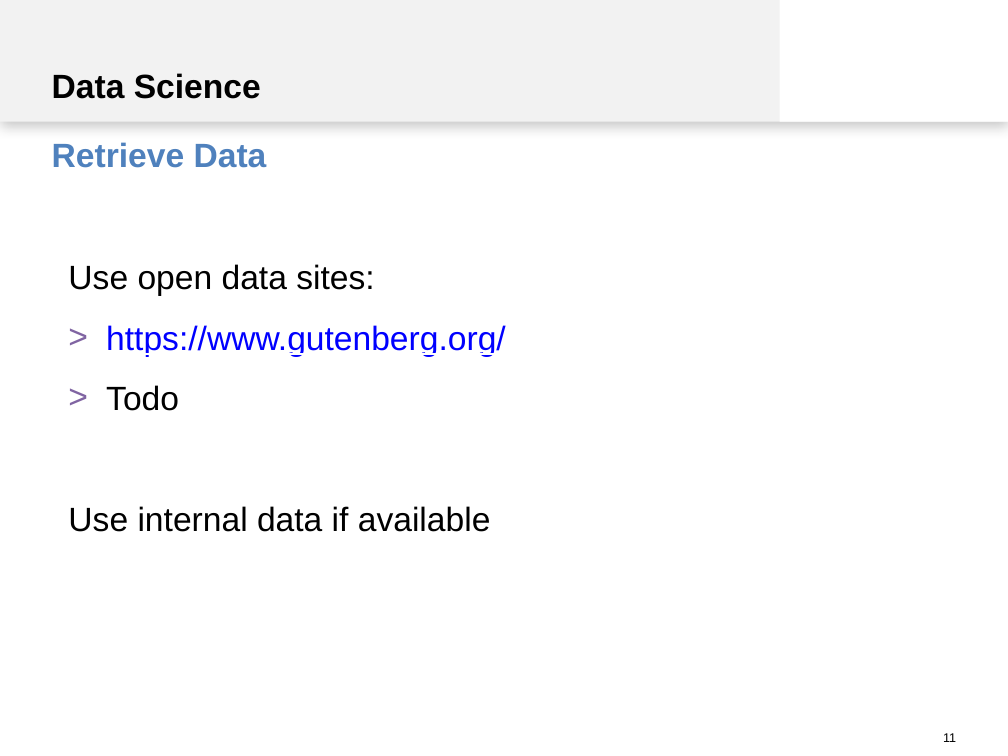
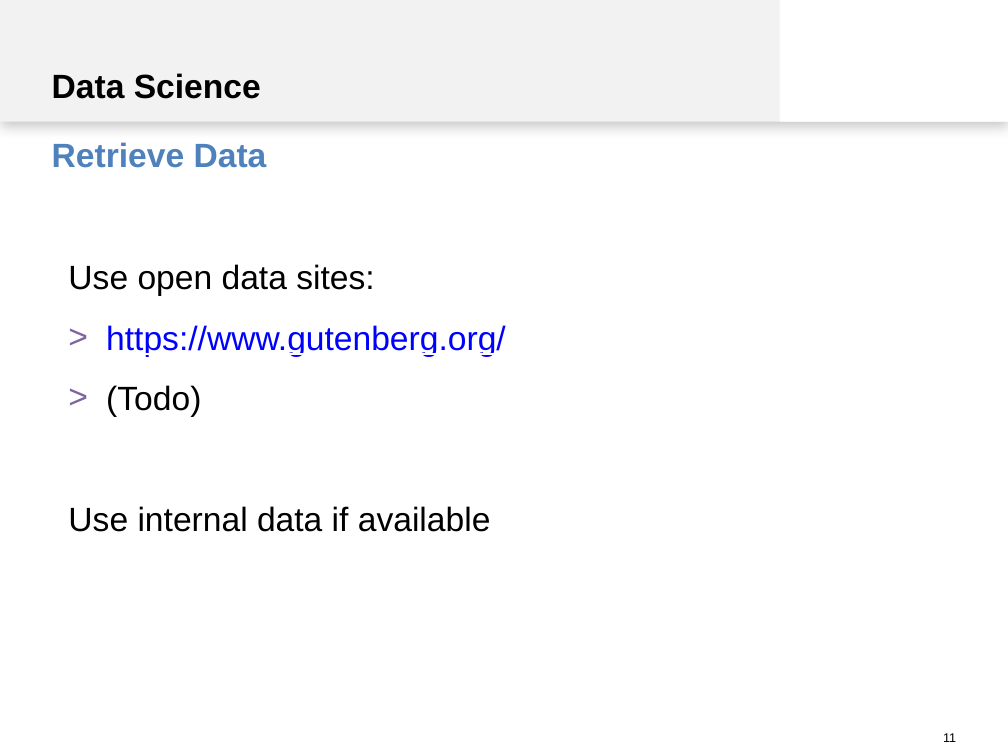
Before and after one commit to spinfo/LSS_DLwithText, a slide deck: slide 11 of docs/introduction.pptx. Drawn at 1008x756 pixels with LibreOffice and Linux fonts; fonts in the diff are those of the drawing. Boxes give left, top, right and bottom in pixels: in the first picture for what was removed or moved away, otherwise in the second. Text is boxed around its words. In the diff, an @@ line names an element or a change of style, - is before the commit and + after.

```diff
--- a/docs/introduction.pptx
+++ b/docs/introduction.pptx
@@ text at (106, 385, 201, 417): text changed @@
-> Todo
+> (Todo)
```
Also in this commit, not shown: 1 other slide changed.
